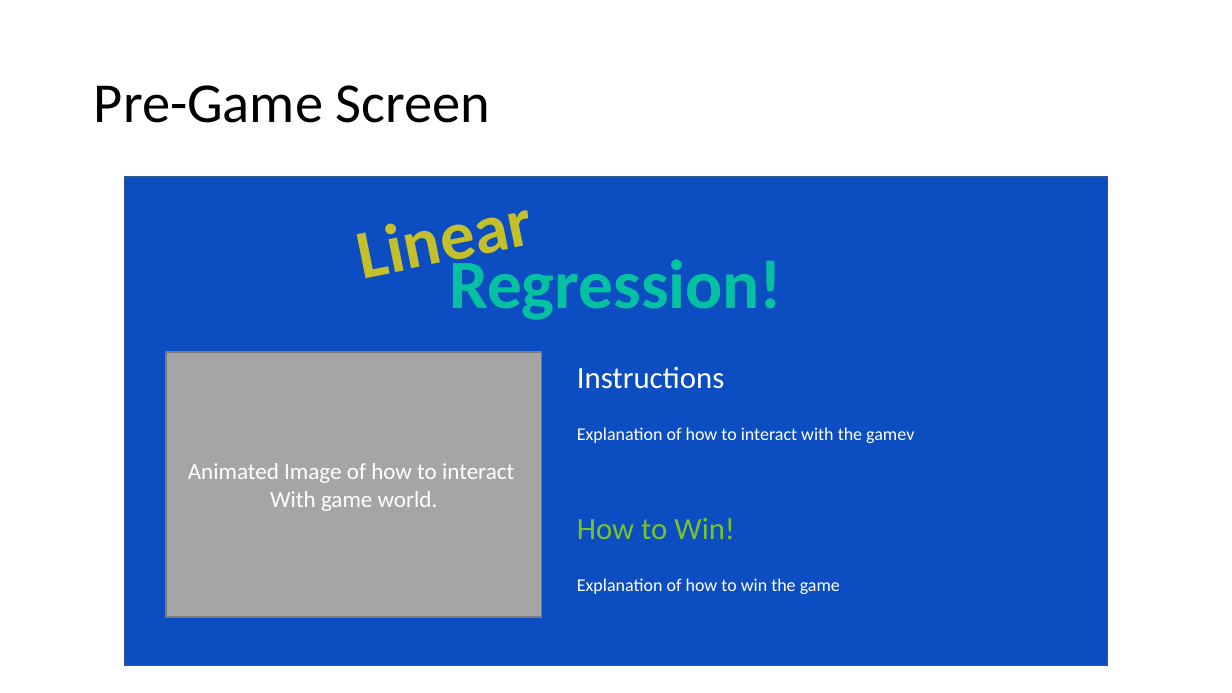
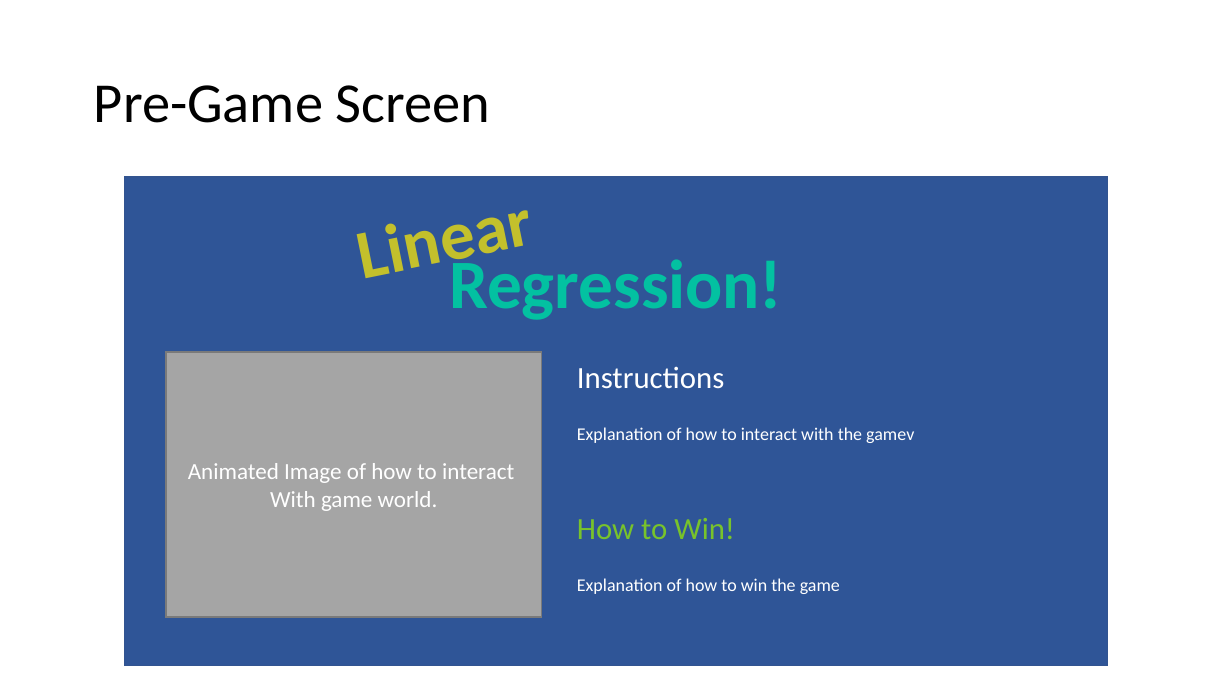
Before and after one commit to codingWithAndy/Thesis_Project, a slide deck: slide 5 of Additional Content/App Storyboard.pptx. Drawn at 1232x693 pixels with LibreOffice and Linux fonts; fonts in the diff are those of the drawing. Boxes give left, top, right and bottom in pixels: in the first picture for what was removed or moved away, otherwise in the second. Text is boxed around its words. In the diff, an @@ line names an element or a change of style, - is before the commit and + after.

```diff
--- a/Additional Content/App Storyboard.pptx
+++ b/Additional Content/App Storyboard.pptx
@@ rectangle at bbox=[125, 177, 1108, 665]: fill #0C4EC2 to #2F5597 @@
```
Also in this commit, not shown: 2 other slides changed, 2 other files.
